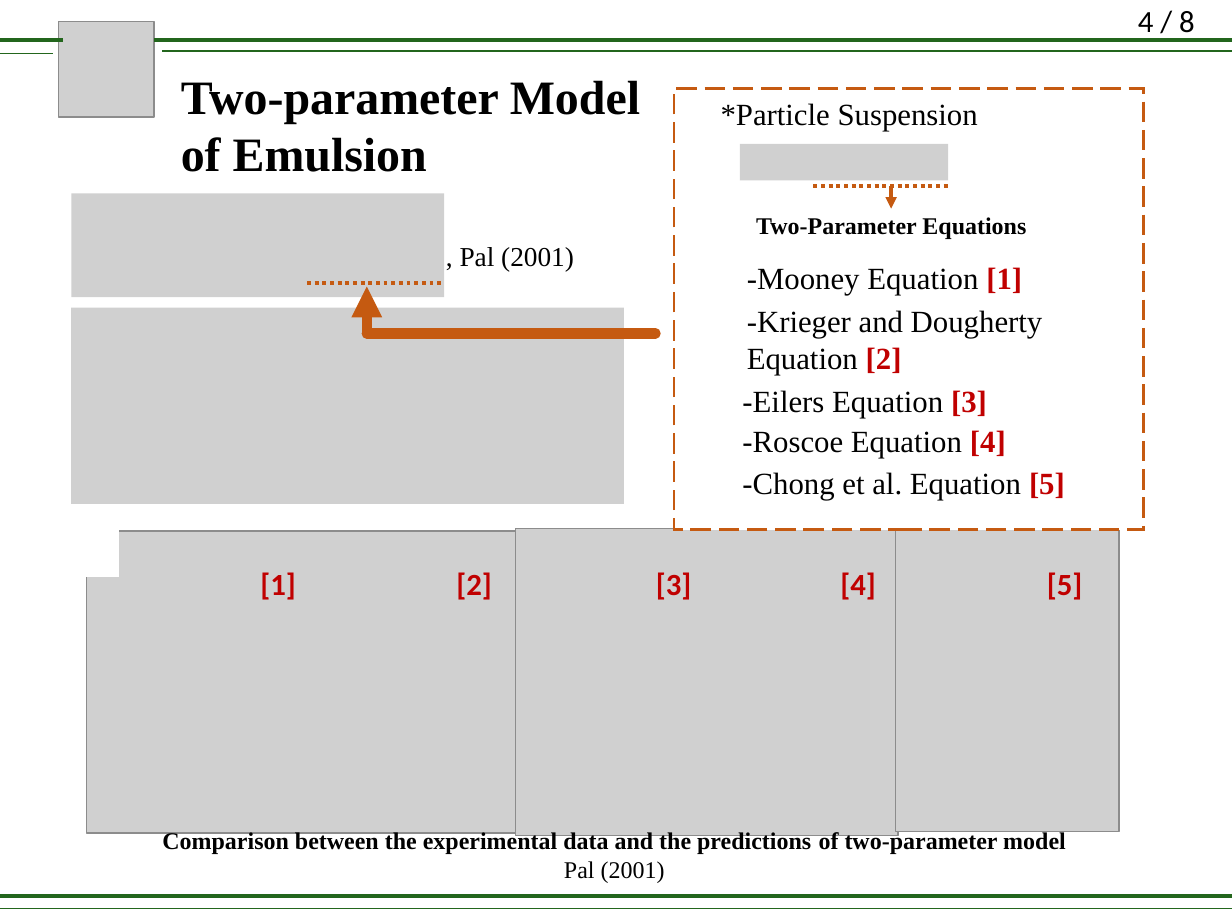
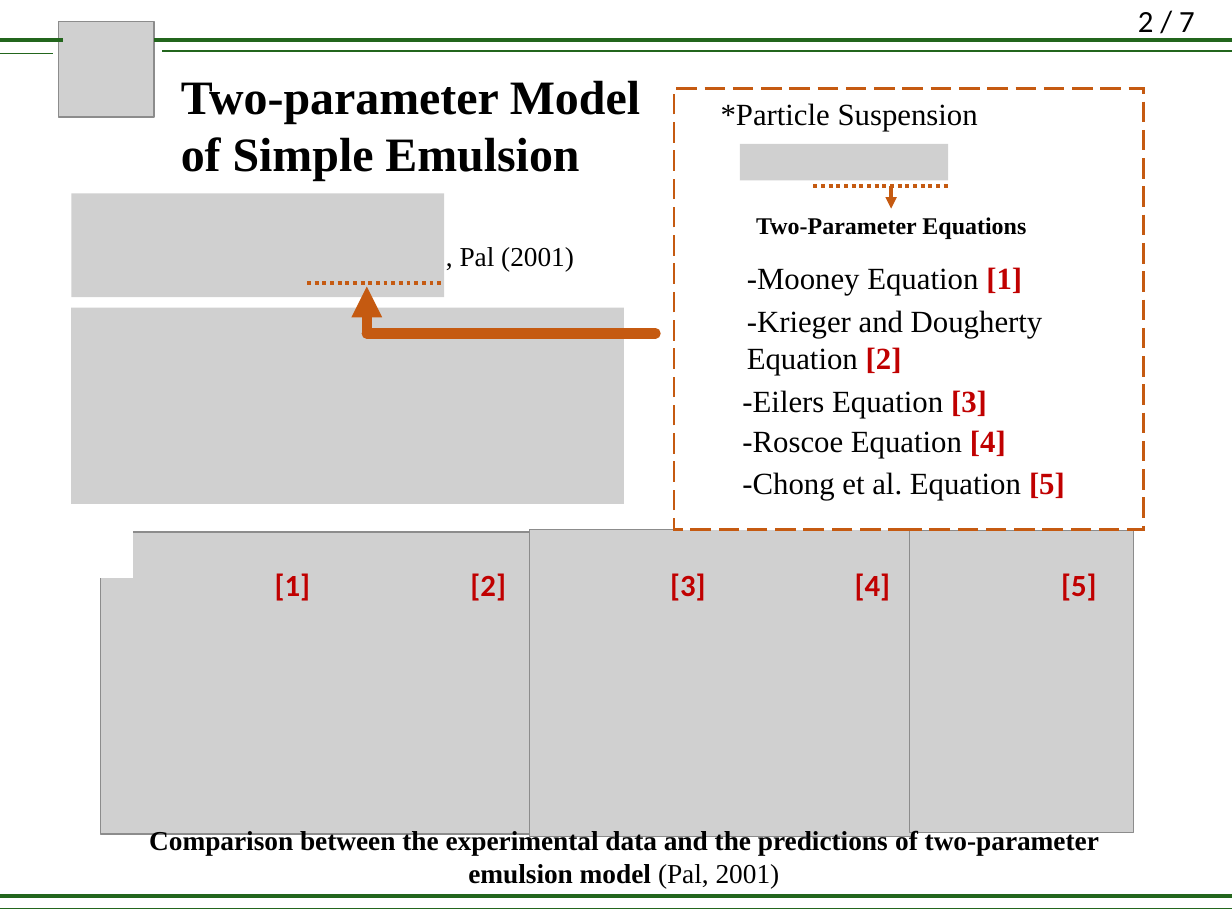
Before and after one commit to lirifuzui/UVPReader, a slide deck: slide 3 of RM_01.pptx (slide 4 before the commit). Drawn at 1232x924 pixels with LibreOffice and Linux fonts; fonts in the diff are those of the drawing; grey boxes stand for pictures. Boxes give left, top, right and bottom in pixels: in the first picture for what was removed or moved away, otherwise in the second. Text is boxed around its words. In the diff, an @@ line names an element or a change of style, - is before the commit and + after.

```diff
--- a/RM_01.pptx
+++ b/RM_01.pptx
@@ page number at (x1=1138, y1=12, x2=1195, y2=40): text changed @@
-4 / 8
+2 / 7
@@ text at (x1=181, y1=80, x2=640, y2=181): text changed @@
-Two-parameter Model of Emulsion
+Two-parameter Model of Simple Emulsion
@@ 5 texts, 3 pictures, 1 rectangle moved together from (x1=75, y1=529, x2=1120, y2=835) to (x1=89, y1=530, x2=1133, y2=837) @@
@@ text at (x1=149, y1=829, x2=1099, y2=888): text changed; size 14 to 16 pt @@
-Comparison between the experimental data and the predictions of two-parameter model
-Pal (2001)
+Comparison between the experimental data and the predictions of two-parameter emulsion model (Pal, 2001)
```
Also in this commit, not shown: 6 other slides changed, 1 other file.
